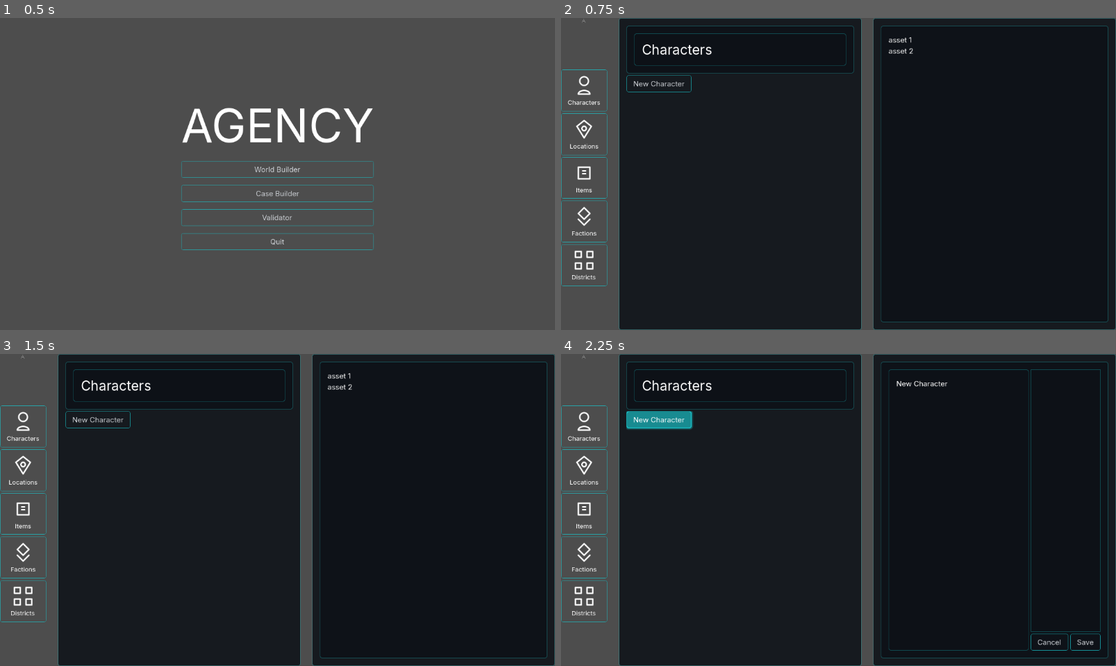
Above: before the commit, frames 1-4 (two rows, left to right).
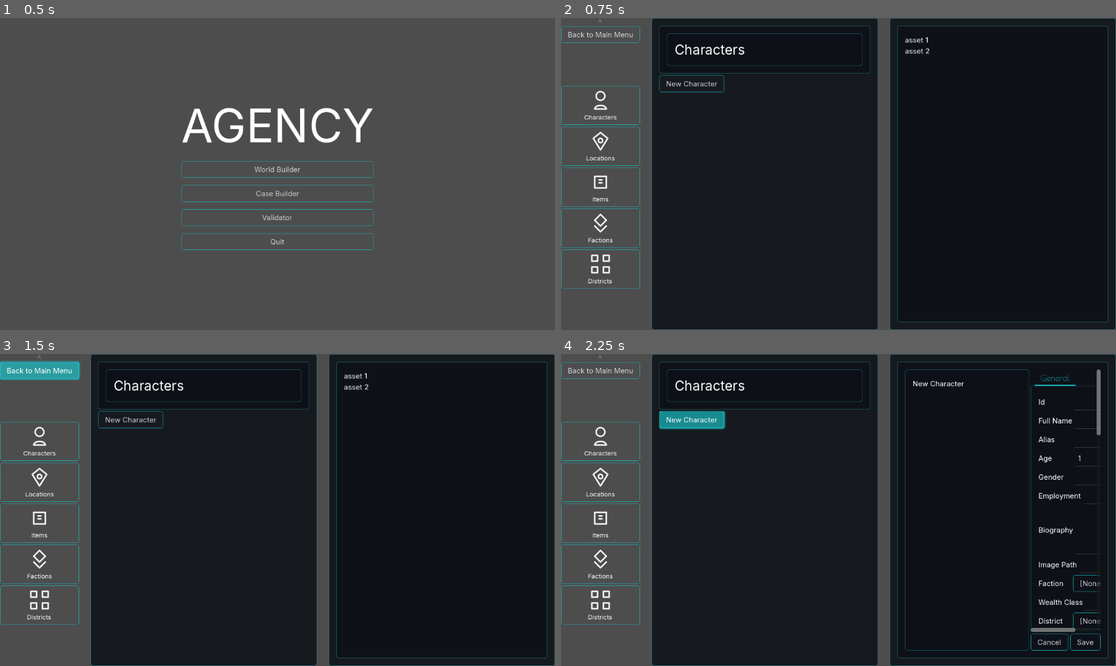
Above: after the commit, the same moments.

Repository: manosdvd/agency-godot
Game: Godot game, scene res://scenes/main_ui/main.tscn
The game is run twice, just before and just after one commit, with the same random seed, the same clock (stepped at 60 frames per second) and the same inputs.
Inputs (mouse positions are in pixels of both pictures, inside the frame that each line leads up to):
- Up to frame 1 (0.5 s): no input
- Up to frame 2 (0.75 s): click "World Builder" at 0.5 s
- Up to frame 3 (1.5 s): click (38, 369) at 1.25 s, where only the run after the commit has a clickable "Back to Main Menu"
- Up to frame 4 (2.25 s): click "New Character" at 2 s

Frame 1 is identical in both runs. In frame 2, 13% of the frame differs, in the area x 0-67%, y 0-100%; in frame 3, 13%; in frame 4, 15%, in the area x 0-98%, y 0-100%.
Error before the commit: Invalid call. Nonexistent function 'clear_tabs' in base 'TabContainer'. (res://scenes/world_builder/world_builder.gd:140)

Commit message:
Well it kinda works...

Diff:
--- /dev/null
+++ b/agency/scenes/ui/alignment_editor.gd
@@ -0,0 +1,34 @@
+# alignment_editor.gd
+extends GridContainer
+
+signal alignment_changed(new_alignment)
+
+var current_alignment: Vector2i = Vector2i(1, 1)
+
+func _ready():
+	for y in range(3):
+		for x in range(3):
+			var button = Button.new()
+			button.toggle_mode = true
+			button.pressed.connect(_on_button_pressed.bind(x, y))
+			add_child(button)
+	update_buttons()
+
+func set_alignment(alignment: Vector2i):
+	current_alignment = alignment
+	update_buttons()
+
+func get_alignment() -> Vector2i:
+	return current_alignment
+
+func _on_button_pressed(x: int, y: int):
+	current_alignment = Vector2i(x, y)
+	update_buttons()
+	emit_signal("alignment_changed", current_alignment)
+
+func update_buttons():
+	for i in range(get_child_count()):
+		var button = get_child(i)
+		var button_x = i % 3
+		var button_y = int(i / 3)
+		button.button_pressed = (Vector2i(button_x, button_y) == current_alignment)
--- /dev/null
+++ b/agency/scenes/ui/alignment_editor.tscn
@@ -0,0 +1,7 @@
+[gd_scene load_steps=2 format=3 uid="uid://bdiqjweq8ax8k"]
+
+[ext_resource type="Script" path="res://scenes/ui/alignment_editor.gd" id="1_abcde"]
+
+[node name="AlignmentEditor" type="GridContainer"]
+columns = 3
+script = ExtResource("1_abcde")
--- a/agency/scenes/ui/asset_list_item.gd
+++ b/agency/scenes/ui/asset_card.gd
@@ -24,8 +24,8 @@
 func _get_resource_description(resource: Resource) -> String:
 	if not is_instance_valid(resource):
 		return ""
-	if resource.has("description"):
-		var value = resource.get("description")
+	if resource.has("biography"):
+		var value = resource.get("biography")
 		if value is String:
 			return value
 	return ""
--- /dev/null
+++ b/agency/scenes/ui/asset_card.tscn
@@ -0,0 +1,34 @@
+[gd_scene load_steps=2 format=3 uid="uid://ddgct5bmcc2r1"]
+
+[ext_resource type="Script" path="res://scenes/ui/asset_card.gd" id="1_jogtd"]
+
+[node name="AssetCard" type="PanelContainer"]
+offset_right = 40.0
+offset_bottom = 40.0
+script = ExtResource("1_jogtd")
+
+[node name="HBoxContainer" type="HBoxContainer" parent="."]
+layout_mode = 2
+theme_override_constants/separation = 10
+
+[node name="Icon" type="TextureRect" parent="HBoxContainer"]
+custom_minimum_size = Vector2(64, 64)
+layout_mode = 2
+expand_mode = 1
+stretch_mode = 5
+
+[node name="VBoxContainer" type="VBoxContainer" parent="HBoxContainer"]
+layout_mode = 2
+size_flags_horizontal = 3
+
+[node name="NameLabel" type="Label" parent="HBoxContainer/VBoxContainer"]
+layout_mode = 2
+theme_override_font_sizes/font_size = 24
+text = "Character Name"
+
+[node name="DescriptionLabel" type="Label" parent="HBoxContainer/VBoxContainer"]
+layout_mode = 2
+autowrap_mode = 2
+clip_text = true
+
+[connection signal="gui_input" from="." to="." method="_on_gui_input"]
--- a/agency/scenes/ui/asset_list_item.tscn
+++ /dev/null
@@ -1,19 +0,0 @@
-[gd_scene load_steps=2 format=3 uid="uid://ddgct5bmcc2r1"]
-
-[ext_resource type="Script" uid="uid://ckeusu8u8nmpf" path="res://scenes/ui/asset_list_item.gd" id="1_jogtd"]
-
-[node name="AssetListItem" type="PanelContainer"]
-offset_right = 40.0
-offset_bottom = 40.0
-script = ExtResource("1_jogtd")
-
-[node name="VBoxContainer" type="VBoxContainer" parent="."]
-layout_mode = 2
-
-[node name="NameLabel" type="Label" parent="VBoxContainer"]
-layout_mode = 2
-
-[node name="DescriptionLabel" type="Label" parent="VBoxContainer"]
-layout_mode = 2
-
-[connection signal="gui_input" from="." to="." method="_on_gui_input"]
--- a/agency/scenes/world_builder/world_builder.gd
+++ b/agency/scenes/world_builder/world_builder.gd
@@ -8,17 +8,17 @@
 @onready var detail_placeholder = $HSplitContainer/ContentSplitter/DetailPane/DetailPlaceholder
 @onready var form_view = $HSplitContainer/ContentSplitter/DetailPane/FormView
 @onready var card_title = $HSplitContainer/ContentSplitter/DetailPane/FormView/HBoxContainer/PanelContainer/ImageSectionLayout/CardTitle
-@onready var form_tabs = $HSplitContainer/ContentSplitter/DetailPane/FormView/HBoxContainer/FormSectionLayout/TabContainer
+@onready var form_tabs = $HSplitContainer/ContentSplitter/DetailPane/FormView/HBoxContainer/FormSectionLayout/ScrollContainer/TabContainer
 @onready var cancel_button = $HSplitContainer/ContentSplitter/DetailPane/FormView/HBoxContainer/FormSectionLayout/FooterButtons/CancelButton
 @onready var save_button = $HSplitContainer/ContentSplitter/DetailPane/FormView/HBoxContainer/FormSectionLayout/FooterButtons/SaveButton
 
 # --- Data ---
 const RESOURCE_PATHS = {
-	"Characters": "res://scripts/resources/character_resource.gd",
-	"Locations": "res://scripts/resources/location_resource.gd",
-	"Items": "res://scripts/resources/item_resource.gd",
-	"Factions": "res://scripts/resources/faction_resource.gd",
-	"Districts": "res://scripts/resources/district_resource.gd",
+	"Characters": "res://data/resources/character_resource.gd",
+	"Locations": "res://data/resources/location_resource.gd",
+	"Items": "res://data/resources/item_resource.gd",
+	"Factions": "res://data/resources/faction_resource.gd",
+	"Districts": "res://data/resources/district_resource.gd",
 }
 
 const ICON_PATHS = {
@@ -34,7 +34,10 @@
 var current_resource: Resource = null
 
 const AssetNavButton = preload("res://scenes/ui/asset_nav_button.tscn")
-const AssetListItem = preload("res://scenes/ui/asset_list_item.tscn")
+const AssetCard = preload("res://scenes/ui/asset_card.tscn")
+const AlignmentEditor = preload("res://scenes/ui/alignment_editor.tscn")
+
+var main_menu_scene = preload("res://scenes/main_ui/main.tscn")
 
 # --- Godot Functions ---
 
@@ -90,6 +93,12 @@
 	for child in nav_buttons_container.get_children():
 		child.queue_free()
 
+	# Add a back button at the top
+	var back_button = Button.new()
+	back_button.text = "Back to Main Menu"
+	back_button.pressed.connect(_on_back_button_pressed)
+	nav_buttons_container.add_child(back_button)
+
 	# Add a spacer at the top
 	var top_spacer = Control.new()
 	top_spacer.size_flags_vertical = Control.SIZE_EXPAND_FILL
@@ -129,7 +138,7 @@
 	asset_list_container.add_child(new_button)
 
 	for resource in type_data.items:
-		var list_item = AssetListItem.instantiate()
+		var list_item = AssetCard.instantiate()
 		asset_list_container.add_child(list_item)
 		list_item.set_data(resource)
 		list_item.custom_signal.connect(show_detail_view)
@@ -137,7 +146,6 @@
 func _generate_form_for_resource(resource: Resource):
 	for child in form_tabs.get_children():
 		child.queue_free()
-	form_tabs.clear_tabs()
 
 	if not is_instance_valid(resource):
 		return
@@ -157,9 +165,11 @@
 			label.text = p.name.capitalize().replace("_", " ")
 			label.vertical_alignment = VERTICAL_ALIGNMENT_CENTER
 			label.size_flags_horizontal = Control.SIZE_EXPAND_FILL
+			label.size_flags_stretch_ratio = 0.4
 
 			var editor = _get_editor_for_property(p, resource)
 			editor.size_flags_horizontal = Control.SIZE_EXPAND_FILL
+			editor.size_flags_stretch_ratio = 0.6
 
 			field_container.add_child(label)
 			field_container.add_child(editor)
@@ -169,30 +179,70 @@
 	var editor
 	var current_value = resource.get(p.name)
 
-	match p.type:
-		TYPE_STRING:
-			if p.hint == PROPERTY_HINT_MULTILINE_TEXT:
+	# Check for resource links
+	var linked_asset_type = ""
+	for type_key in asset_types:
+		if type_key.to_lower().trim_suffix("s") == p.name.to_lower().replace("_", " "):
+			linked_asset_type = type_key
+			break
+
+	if not linked_asset_type.is_empty():
+		var option_button = OptionButton.new()
+		option_button.add_item("[None]", -1)
+
+		var items = asset_types[linked_asset_type].items
+		for i in range(items.size()):
+			var item_resource = items[i]
+			option_button.add_item(_get_resource_name(item_resource), i)
+			if item_resource.id == current_value:
+				option_button.select(i + 1) # +1 because of [None]
+
+		editor = option_button
+	else:
+		match p.type:
+			TYPE_STRING:
+				if p.hint == PROPERTY_HINT_MULTILINE_TEXT:
+					editor = TextEdit.new()
+					editor.custom_minimum_size.y = 100
+				else:
+					editor = LineEdit.new()
+				editor.text = str(current_value) if current_value != null else ""
+			TYPE_INT, TYPE_FLOAT:
+				if p.hint == PROPERTY_HINT_RANGE:
+					var slider = HSlider.new()
+					var hint_values = p.hint_string.split(",")
+					if hint_values.size() >= 2:
+						slider.min_value = float(hint_values[0])
+						slider.max_value = float(hint_values[1])
+					if hint_values.size() >= 3:
+						slider.step = float(hint_values[2])
+					slider.value = current_value or 0
+					editor = slider
+				else:
+					var spinbox = SpinBox.new()
+					spinbox.allow_lesser = true
+					spinbox.allow_greater = true
+					spinbox.value = current_value or 0
+					editor = spinbox
+			TYPE_BOOL:
+				editor = CheckBox.new()
+				editor.button_pressed = current_value or false
+			TYPE_ARRAY, TYPE_DICTIONARY:
 				editor = TextEdit.new()
 				editor.custom_minimum_size.y = 100
-			else:
+				editor.text = JSON.stringify(current_value)
+			TYPE_VECTOR2I:
+				if p.name == "alignment":
+					editor = AlignmentEditor.instantiate()
+					editor.set_alignment(current_value)
+				else:
+					editor = LineEdit.new()
+					editor.text = str(current_value)
+					editor.editable = false
+			_:
 				editor = LineEdit.new()
-			editor.text = current_value or ""
-		TYPE_INT, TYPE_FLOAT:
-			editor = SpinBox.new()
-			editor.allow_lesser = true
-			editor.allow_greater = true
-			editor.value = current_value or 0
-		TYPE_BOOL:
-			editor = CheckBox.new()
-			editor.button_pressed = current_value or false
-		TYPE_ARRAY, TYPE_DICTIONARY:
-			editor = TextEdit.new()
-			editor.custom_minimum_size.y = 100
-			editor.text = JSON.stringify(current_value)
-		_:
-			editor = LineEdit.new()
-			editor.text = str(current_value)
-			editor.editable = false
+				editor.text = str(current_value)
+				editor.editable = false
 
 	editor.name = p.name
 	return editor
@@ -220,6 +270,7 @@
 
 	detail_placeholder.hide()
 	form_view.show()
+	form_view.move_to_front()
 
 func hide_detail_view():
 	form_view.hide()
@@ -244,19 +295,38 @@
 				var editor = field_container.get_node_or_null(p.name)
 				if is_instance_valid(editor):
 					var value
-					match p.type:
-						TYPE_STRING:
-							value = editor.text
-						TYPE_INT, TYPE_FLOAT:
-							value = editor.value
-						TYPE_BOOL:
-							value = editor.button_pressed
-						TYPE_ARRAY, TYPE_DICTIONARY:
-							var parse_result = JSON.parse_string(editor.text)
-							if parse_result:
-								value = parse_result
-							else:
-								push_error("Invalid JSON in form for property: " + p.name)
+					if editor is OptionButton:
+						var selected_index = editor.get_selected_id()
+						if selected_index > -1:
+							var linked_asset_type = ""
+							for type_key in asset_types:
+								if type_key.to_lower().trim_suffix("s") == p.name.to_lower().replace("_", " "):
+									linked_asset_type = type_key
+									break
+							if not linked_asset_type.is_empty():
+								var items = asset_types[linked_asset_type].items
+								value = items[selected_index].id
+						else:
+							value = ""
+					elif editor is GridContainer and p.name == "alignment":
+						value = editor.get_alignment()
+					else:
+						match p.type:
+							TYPE_STRING:
+								value = editor.text
+							TYPE_INT, TYPE_FLOAT:
+								if editor is HSlider:
+									value = editor.value
+								else: # SpinBox
+									value = editor.value
+							TYPE_BOOL:
+								value = editor.button_pressed
+							TYPE_ARRAY, TYPE_DICTIONARY:
+								var parse_result = JSON.parse_string(editor.text)
+								if parse_result:
+									value = parse_result
+								else:
+									push_error("Invalid JSON in form for property: " + p.name)
 
 					if value != null:
 						current_resource.set(p.name, value)
@@ -278,3 +348,6 @@
 	_scan_for_resources()
 	_update_asset_list()
 	hide_detail_view()
+
+func _on_back_button_pressed():
+	get_tree().change_scene_to_packed(main_menu_scene)
--- a/agency/scenes/world_builder/world_builder.tscn
+++ b/agency/scenes/world_builder/world_builder.tscn
@@ -118,7 +118,11 @@
 layout_mode = 2
 size_flags_stretch_ratio = 0.67
 
-[node name="TabContainer" type="TabContainer" parent="HSplitContainer/ContentSplitter/DetailPane/FormView/HBoxContainer/FormSectionLayout"]
+[node name="ScrollContainer" type="ScrollContainer" parent="HSplitContainer/ContentSplitter/DetailPane/FormView/HBoxContainer/FormSectionLayout"]
+layout_mode = 2
+size_flags_vertical = 3
+
+[node name="TabContainer" type="TabContainer" parent="HSplitContainer/ContentSplitter/DetailPane/FormView/HBoxContainer/FormSectionLayout/ScrollContainer"]
 layout_mode = 2
 size_flags_vertical = 3
 
Renamed: agency/scripts/resources/case_resource.gd -> agency/data/resources/case_resource.gd
Renamed: agency/scripts/resources/case_resource.gd.uid -> agency/data/resources/case_resource.gd.uid
Renamed: agency/scripts/resources/character_resource.gd -> agency/data/resources/character_resource.gd
Renamed: agency/scripts/resources/character_resource.gd.uid -> agency/data/resources/character_resource.gd.uid
Renamed: agency/scripts/resources/clue_resource.gd -> agency/data/resources/clue_resource.gd
Renamed: agency/scripts/resources/clue_resource.gd.uid -> agency/data/resources/clue_resource.gd.uid
Renamed: agency/scripts/resources/district_resource.gd -> agency/data/resources/district_resource.gd
Renamed: agency/scripts/resources/district_resource.gd.uid -> agency/data/resources/district_resource.gd.uid
Renamed: agency/scripts/resources/faction_resource.gd -> agency/data/resources/faction_resource.gd
Renamed: agency/scripts/resources/faction_resource.gd.uid -> agency/data/resources/faction_resource.gd.uid
Renamed: agency/scripts/resources/interview_resource.gd -> agency/data/resources/interview_resource.gd
Renamed: agency/scripts/resources/interview_resource.gd.uid -> agency/data/resources/interview_resource.gd.uid
(and 6 more such lines)
